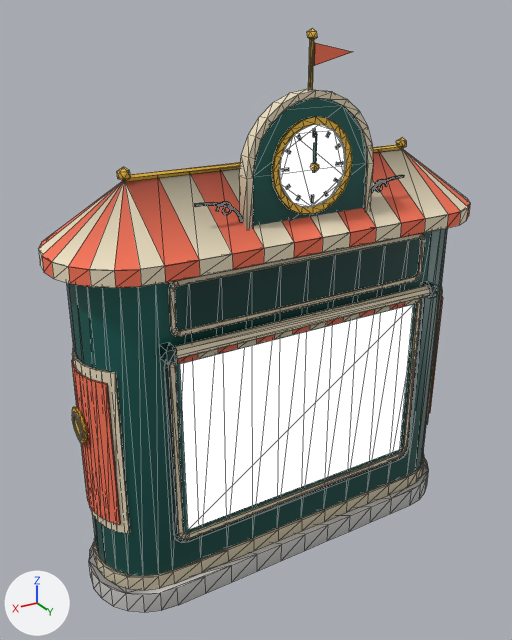
A saved change to the glTF model client/assets/plaza3/pav_online.glb.
Both versions are drawn from a camera (50 mm lens) standing at (4.05, 6.31, 6.01) and looking at (0.22, -0.07, 2.82). Lighting does not change. The marker at lower left points along +X, +Y and +Z. The picture after the commit comes second. Mesh edges are drawn as thin lines on the coarser meshes. Vertices at exactly the same position are counted once.

The scene before the commit, as lines of its bpy script (objects in view):
```python
me_live_board_online = bpy.data.meshes.new('live_board_online')
me_live_board_online.from_pydata(...)  # 4 vertices, 2 faces; spans x -1.5..1.5, y 0.0, z -1.0..1.0
me_live_board_online.materials.append(mat_p3_glow)
me_static_online = bpy.data.meshes.new('static_online')
me_static_online.from_pydata(...)  # 1718 vertices, 2660 faces; spans x -2.54..2.54, y -0.84..0.84, z 0.0..5.91
# faces by material slot: [464, 2138, 58]
me_static_online.materials.append(mat_p3_matte)
me_static_online.materials.append(mat_p3_gloss)
me_static_online.materials.append(mat_p3_glow)
ob_live_board_online = bpy.data.objects.new('live_board_online', me_live_board_online)
ob_live_board_online.location = (0.0, 0.64, 1.9)
ob_static_online = bpy.data.objects.new('static_online', me_static_online)
ob_static_online.location = (0.0, 0.0, 0.0)
```
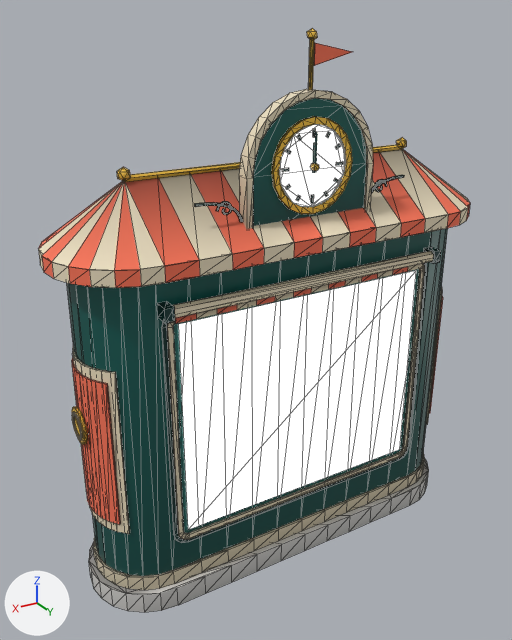
Where the newer file only moved an object's origin or applied its transform, the numbers keep the older frame.

What the commit changed:
me_live_board_online is used by ob_live_board_online; location (0.0, 0.64, 1.9).
me_live_board_online had 4 vertices, 2 faces and spanned x -1.5..1.5, y 0.0, z -1.0..1.0.
me_live_board_online now has 4 vertices, 2 faces and spans x -1.5..1.5, y 0.0, z -1.0..1.42.
Part 1, on me_live_board_online:
Vertex 2 of me_live_board_online moves from (-1.5, 0.0, 1.0) at pixel (413, 304) to (-1.5, 0.0, 1.42) at pixel (416, 270).
Vertex 3 of me_live_board_online moves from (1.5, 0.0, 1.0) at pixel (180, 364) to (1.5, 0.0, 1.42) at pixel (178, 324).
me_static_online is used by ob_static_online; location (0.0, 0.0, 0.0).
me_static_online had 1718 vertices, 2660 faces and spanned x -2.54..2.54, y -0.84..0.84, z 0.0..5.91.
me_static_online now has 1654 vertices, 2564 faces and spans x -2.54..2.54, y -0.84..0.84, z 0.0..5.91.
me_static_online part 2: the loose piece of 30 vertices spanning x -1.55..1.55, y 0.68, z 2.93..3.04 is moved by (0.0, 0.0, 0.42).
me_static_online part 3: the loose piece of 16 vertices spanning x -1.62..1.62, y 0.65..0.79, z 3.02..3.14 is moved by (0.0, 0.0, 0.42).
me_static_online part 4: the loose piece of 8 vertices spanning x 1.6..1.7, y 0.62..0.79, z 3.01..3.15 is moved by (0.0, 0.0, 0.42).
me_static_online part 5: the loose piece of 8 vertices spanning x -1.7..-1.6, y 0.62..0.79, z 3.01..3.15 is moved by (0.0, 0.0, 0.42).
me_static_online part 6: the loose piece of 64 vertices spanning x -1.58..1.58, y 0.62..0.64, z 3.2..3.76 is deleted.
Part 7, on me_static_online:
52 vertices in x -1.67..1.67, y 0.62..0.64, z 2.89..3.07 move by (0.0, 0.0, 0.42).
4 vertices in x -1.55..1.55, y 0.62..0.64, z 2.92 move by (0.0, 0.0, 0.43).
me_static_online part 8: 91 kept faces spanning x -2.36..2.29, y -0.81..0.84, z 0.42..3.99 get new vertex colours.
Other edits to the shape of me_static_online do not show in these pictures.

Changed parts and their boxes [x1, y1, x2, y2] in the pictures (512 x 640 px; the box of a moved part takes in the faces that stretch with it):
'live_board_online', reshaped (15% taller): before [180, 305, 413, 529]; after [179, 271, 416, 529]
part 2 of me_static_online, moved or reshaped: before [177, 298, 420, 364]; after [175, 263, 423, 324]
part 3 of me_static_online, moved or reshaped: before [174, 286, 430, 359]; after [172, 251, 434, 318]
part 4 of me_static_online, moved or reshaped: before [160, 343, 177, 365]; after [157, 302, 175, 324]
part 5 of me_static_online, moved or reshaped: before [420, 281, 437, 298]; after [424, 247, 441, 264]
part 6 of me_static_online, deleted: before [168, 234, 425, 336]
part 7 of me_static_online, moved or reshaped: before [164, 297, 424, 535]; after [161, 262, 427, 535]
part 8 of me_static_online, recoloured: [157, 232, 429, 421] in both
